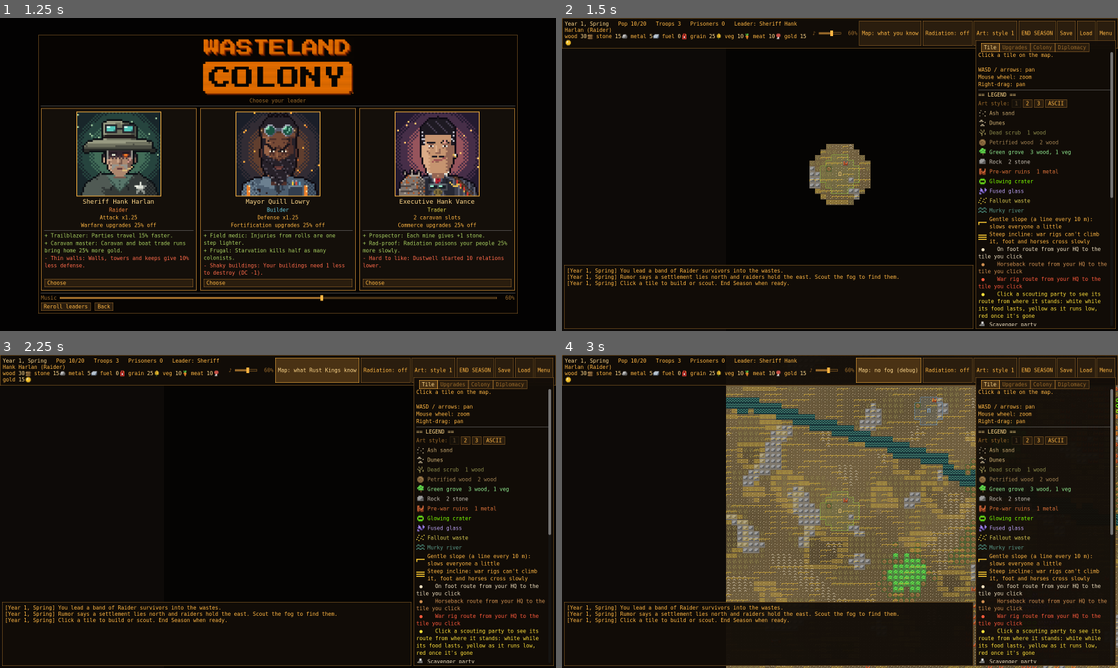
Above: before the commit, frames 1-4 (two rows, left to right).
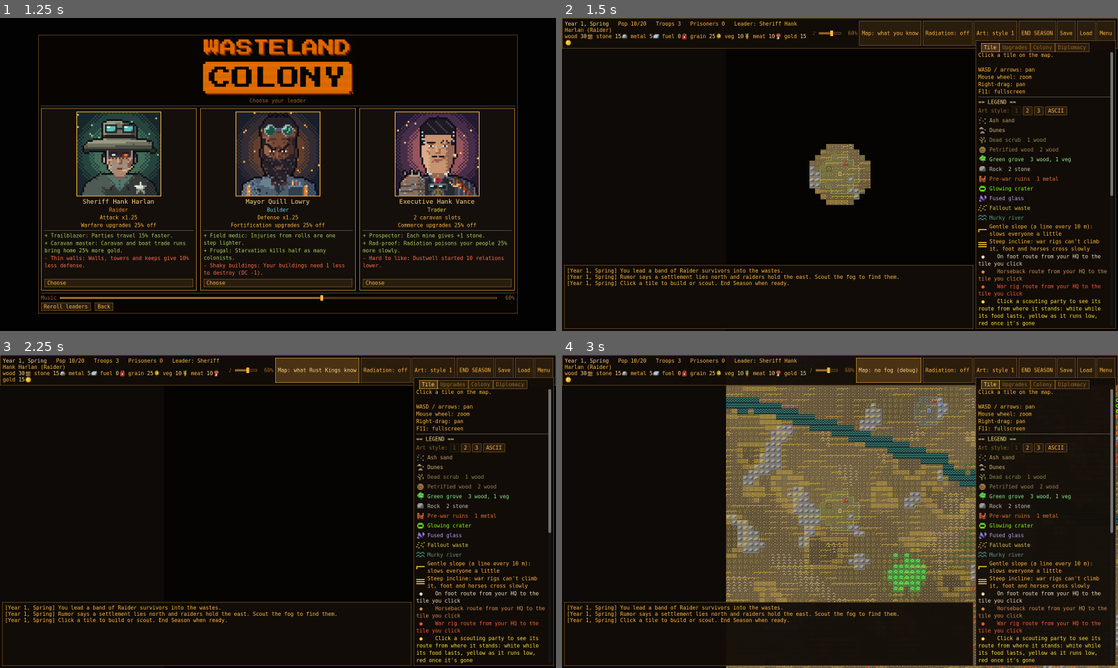
Above: after the commit, the same moments.

Repository: EGthegr8est/AIwastelandColony
Game: Godot game, scene res://scenes/main.tscn
The game is run twice, just before and just after one commit, with the same random seed, the same clock (stepped at 60 frames per second) and the same inputs. Sound files missing from this copy of the repository are replaced by a short silence.
Inputs:
- Up to frame 1 (1.25 s): click "New colony" at 0.5 s
- Up to frame 2 (1.5 s): click "Choose" at 1.25 s
- Up to frame 3 (2.25 s): click "Map: what you know" at 2 s
- Up to frame 4 (3 s): click "Map: what Rust Kings know" at 2.75 s

Frame 1 is identical in both runs. In frame 2, 4.1% of the frame differs, in the area x 74-100%, y 22-99%; in frame 3, 4.1%; in frame 4, 3.9%.

Commit message:
F11 toggles fullscreen
- F11 goes fullscreen, and F11 again goes back to the mode the window came
  from (windowed or maximized). It works wherever the focus is, a button or
  the map, and a held key does not toggle twice. Fullscreen uses the layout
  scaling from the last commit, so the game fills the screen.
- Main.toggle_fullscreen and Main.next_window_mode (never stuck in
  fullscreen); the Tile tab's help lists the key; README and PLAY_ME.txt
  mention it.
- Tests: the toggle logic as a plain unit test, and two real-window tests
  that press F11 through the input system (windowed to fullscreen and back,
  maximized to fullscreen and back, the top bar still reaching the screen's
  right edge). 589 headless (21 skipped), 114 windowed render and 10
  snapshot tests pass.

Co-Authored-By: Claude Sonnet 5.5 <noreply@anthropic.com>

Diff:
--- a/scripts/hud.gd
+++ b/scripts/hud.gd
@@ -893,7 +893,7 @@
 	_clear(box)
 	var c := Game.selected
 	if not Game.in_bounds(c):
-		_label(box, "Click a tile on the map.\n\nWASD / arrows: pan\nMouse wheel: zoom\nRight-drag: pan")
+		_label(box, "Click a tile on the map.\n\nWASD / arrows: pan\nMouse wheel: zoom\nRight-drag: pan\nF11: fullscreen")
 		_header(box, "Legend")
 		_legend_style_row(box)
 		for id in Data.TERRAIN:
--- a/scripts/main.gd
+++ b/scripts/main.gd
@@ -1,5 +1,5 @@
 extends Node2D
-## Sets up the map, camera and UI. WASD/arrows pan, mouse wheel zooms, right-drag pans.
+## Sets up the map, camera and UI. WASD/arrows pan, mouse wheel zooms, right-drag pans, F11 toggles fullscreen.
 
 const MapView = preload("res://scripts/map_view.gd")
 const Hud = preload("res://scripts/hud.gd")
@@ -7,6 +7,7 @@
 const PAN_SPEED := 700.0
 
 var cam := Camera2D.new()
+var _mode_before_fullscreen := Window.MODE_WINDOWED   # what F11 goes back to
 
 
 func _ready() -> void:
@@ -51,6 +52,23 @@
 	return usable.x < design.x or usable.y < design.y
 
 
+## F11: fullscreen, and F11 again goes back to whatever the window was (windowed or maximized).
+func toggle_fullscreen() -> void:
+	if DisplayServer.get_name() == "headless":
+		return
+	var window := get_window()
+	if window.mode != Window.MODE_FULLSCREEN:
+		_mode_before_fullscreen = window.mode
+	window.mode = next_window_mode(window.mode, _mode_before_fullscreen)
+
+
+## The mode F11 asks for: fullscreen, unless it already is, then the mode it was in before.
+static func next_window_mode(current: Window.Mode, before: Window.Mode) -> Window.Mode:
+	if current == Window.MODE_FULLSCREEN:
+		return before if before != Window.MODE_FULLSCREEN else Window.MODE_WINDOWED
+	return Window.MODE_FULLSCREEN
+
+
 ## Lays `window` out for the design size and scales that to the window, adding room on the longer side.
 static func scale_to_fit(window: Window) -> void:
 	window.content_scale_size = design_size()
@@ -71,6 +89,12 @@
 	cam.position += dir * PAN_SPEED * delta / cam.zoom.x
 
 
+func _input(event: InputEvent) -> void:
+	if event is InputEventKey and event.pressed and not event.echo and event.keycode == KEY_F11:
+		toggle_fullscreen()
+		get_viewport().set_input_as_handled()
+
+
 func _unhandled_input(event: InputEvent) -> void:
 	if event is InputEventMouseButton and event.pressed:
 		if event.button_index == MOUSE_BUTTON_WHEEL_UP:
--- a/tests/render/test_window_scaling.gd
+++ b/tests/render/test_window_scaling.gd
@@ -8,12 +8,14 @@
 var main: Node2D
 var window: Window
 var first_size: Vector2i
+var first_mode: Window.Mode
 
 
 func before_each() -> void:
 	seed(5)
 	window = get_window()
 	first_size = window.size
+	first_mode = window.mode
 	Leaders.offered = [Leaders.fill("builder"), Leaders.fill("raider"), Leaders.fill("trader")]
 	main = add_autofree(load("res://scenes/main.tscn").instantiate())
 	await wait_frames(2)
@@ -29,6 +31,8 @@
 
 
 func after_each() -> void:
+	window.mode = first_mode
+	await wait_frames(3)
 	window.size = first_size
 	await wait_frames(2)
 
@@ -77,3 +81,41 @@
 	assert_almost_eq(visible.y, 900.0, 1.0, "the height is the designed one")
 	assert_gt(visible.x, 2000.0, "and the width is the room that is left")
 	assert_gt(_menu_button().get_global_rect().end.x, visible.x - 40.0, "the top bar fills the whole width")
+
+
+func _press_f11() -> void:
+	var press := InputEventKey.new()
+	press.keycode = KEY_F11
+	press.pressed = true
+	Input.parse_input_event(press)
+	await wait_frames(6)
+	var release := InputEventKey.new()
+	release.keycode = KEY_F11
+	release.pressed = false
+	Input.parse_input_event(release)
+	await wait_frames(2)
+
+
+func test_f11_toggles_fullscreen_and_back_and_the_layout_still_fills_the_window() -> void:
+	if _needs_window():
+		return
+	window.mode = Window.MODE_WINDOWED
+	await wait_frames(4)
+	await _press_f11()
+	assert_eq(window.mode, Window.MODE_FULLSCREEN, "F11 goes fullscreen")
+	var visible := get_viewport().get_visible_rect().size
+	assert_almost_eq(visible.x / visible.y, float(window.size.x) / float(window.size.y), 0.02, "the layout is scaled to the fullscreen window's shape")
+	assert_gt(_menu_button().get_global_rect().end.x, visible.x - 40.0, "and the top bar reaches its right edge")
+	await _press_f11()
+	assert_eq(window.mode, Window.MODE_WINDOWED, "F11 again goes back")
+
+
+func test_f11_goes_back_to_maximized_when_that_is_where_it_came_from() -> void:
+	if _needs_window():
+		return
+	window.mode = Window.MODE_MAXIMIZED
+	await wait_frames(4)
+	await _press_f11()
+	assert_eq(window.mode, Window.MODE_FULLSCREEN)
+	await _press_f11()
+	assert_eq(window.mode, Window.MODE_MAXIMIZED)
--- a/tests/unit/test_selftest.gd
+++ b/tests/unit/test_selftest.gd
@@ -71,3 +71,11 @@
 	assert_eq(window.content_scale_size, Main.design_size())
 	assert_eq(window.content_scale_mode, Window.CONTENT_SCALE_MODE_CANVAS_ITEMS)
 	assert_eq(window.content_scale_aspect, Window.CONTENT_SCALE_ASPECT_EXPAND)
+
+
+func test_f11_goes_to_fullscreen_and_back_to_the_mode_it_came_from() -> void:
+	assert_eq(Main.next_window_mode(Window.MODE_WINDOWED, Window.MODE_WINDOWED), Window.MODE_FULLSCREEN)
+	assert_eq(Main.next_window_mode(Window.MODE_MAXIMIZED, Window.MODE_WINDOWED), Window.MODE_FULLSCREEN)
+	assert_eq(Main.next_window_mode(Window.MODE_FULLSCREEN, Window.MODE_MAXIMIZED), Window.MODE_MAXIMIZED, "back to maximized")
+	assert_eq(Main.next_window_mode(Window.MODE_FULLSCREEN, Window.MODE_WINDOWED), Window.MODE_WINDOWED, "back to windowed")
+	assert_eq(Main.next_window_mode(Window.MODE_FULLSCREEN, Window.MODE_FULLSCREEN), Window.MODE_WINDOWED, "never stuck in fullscreen")
Not shown, changed: tools/PLAY_ME.txt
Not shown, changed: README.md
